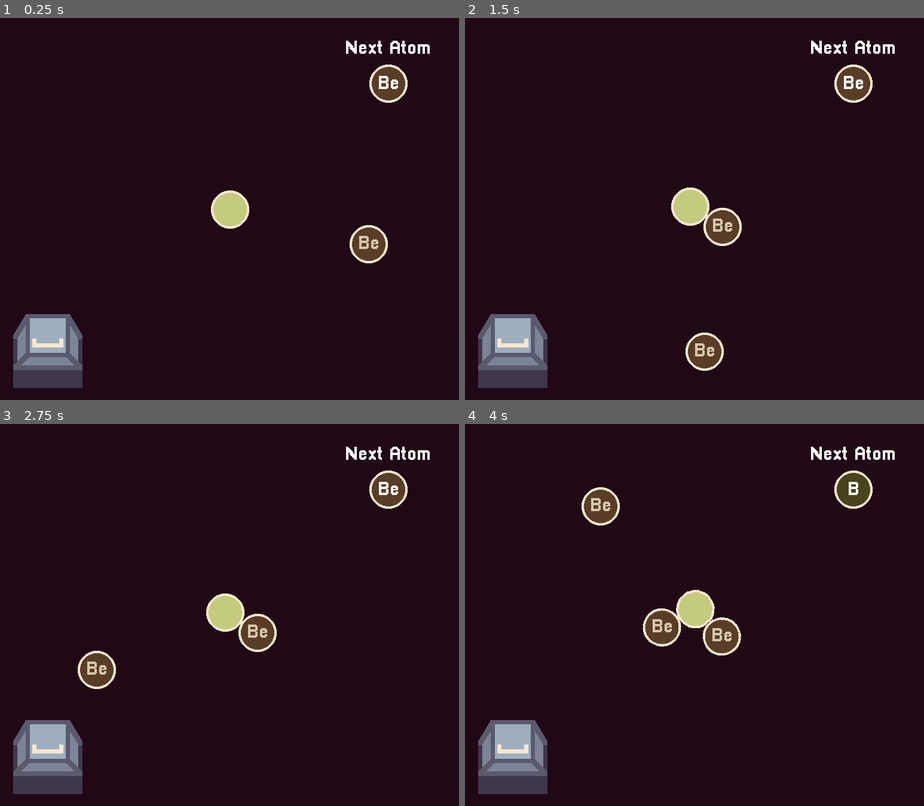
Above: before the commit, frames 1-4 (two rows, left to right).
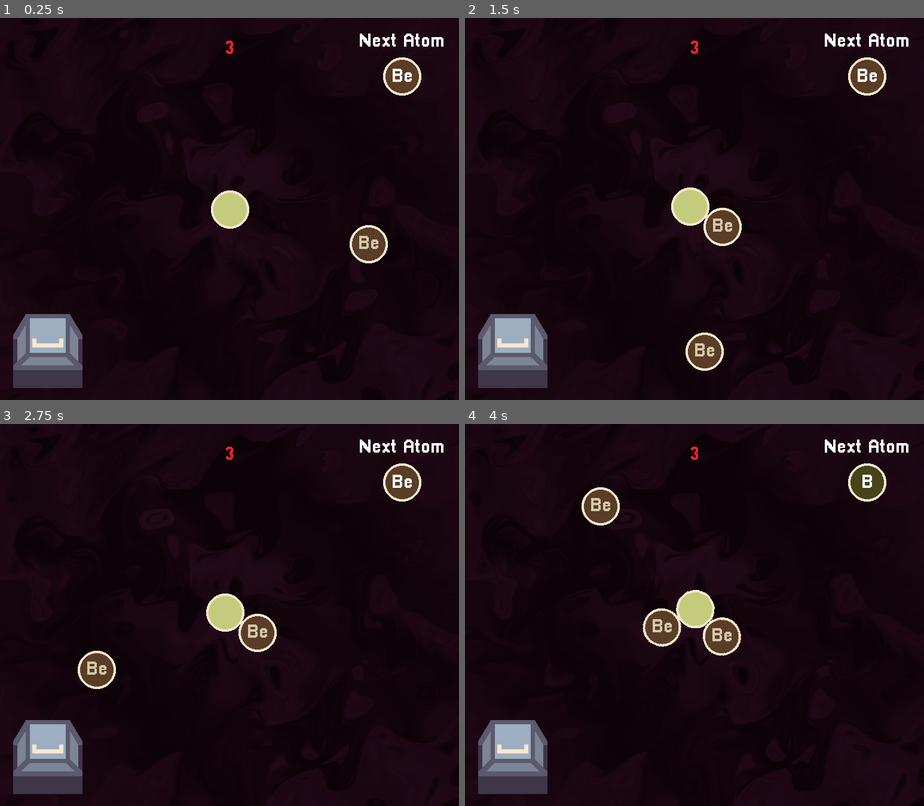
Above: after the commit, the same moments.

Repository: derukaeru/atom-keys
Game: Godot game, scene res://scenes/main/main.tscn
The game is run twice, just before and just after one commit, with the same random seed, the same clock (stepped at 60 frames per second) and the same inputs.
Inputs:
- Up to frame 1 (0.25 s): no input
- Up to frame 2 (1.5 s): tap Enter at 0.5 s; hold Right 0.53-1.28 s; hold Space (interact) 0.53-1.28 s; hold Down from 1.28 s (still down); tap Alt at 1.35 s
- Up to frame 3 (2.75 s): release Down at 2.03 s; hold Right from 2.03 s (still down); tap Shift at 2.1 s
- Up to frame 4 (4 s): release Right at 2.78 s; hold Up 2.78-3.53 s; tap Space (interact) at 2.85 s; hold Left from 3.53 s (still down); tap Alt at 3.6 s

The runs differ from the first frame. In frame 1, 1.3% of the frame differs, in the area x 49-97%, y 4-23%; in frame 2, 1.3%; in frame 3, 1.3%; in frame 4, 1.3%.

Commit message:
feat: added background shader

Diff:
--- /dev/null
+++ b/assets/shaders/wave.gdshader
@@ -0,0 +1,71 @@
+shader_type canvas_item;
+//I DONT OWN THIS i just took it directly from balatros source code teehee
+//and then converted it into godots shader language myself
+//shoutouts localthunk, buy balatro
+
+uniform bool polar_coordinates = false;  //cool polar coordinates effect
+uniform vec2 polar_center = vec2(0.5);
+uniform float polar_zoom = 1.;
+uniform float polar_repeat = 1.;
+
+uniform highp float spin_rotation;
+uniform highp float spin_speed = 1;
+uniform highp vec2 offset = vec2(0., 0.);
+uniform highp vec4 colour_1 : source_color;
+uniform highp vec4 colour_2 : source_color;
+uniform highp vec4 colour_3 : source_color;
+uniform highp float contrast = 2.;
+uniform highp float spin_amount = 0.36;
+uniform highp float pixel_filter = 700.;
+#define SPIN_EASE 1.0
+
+
+vec4 effect(vec2 screenSize, vec2 screen_coords){
+	//Convert to UV coords (0-1) and floor for pixel effect
+	highp float pixel_size = length(screenSize.xy) / pixel_filter;
+    highp vec2 uv = (floor(screen_coords.xy*(1./pixel_size))*pixel_size - 0.5*screenSize.xy)/length(screenSize.xy) - offset;
+    highp float uv_len = length(uv);
+
+	//Adding in a center swirl, changes with time. Only applies meaningfully if the 'spin amount' is a non-zero number
+    highp float speed = (spin_rotation*SPIN_EASE*0.2) + 302.2;
+    highp float new_pixel_angle = (atan(uv.y, uv.x)) + speed - SPIN_EASE*20.*(1.*spin_amount*uv_len + (1. - 1.*spin_amount));
+    highp vec2 mid = (screenSize.xy/length(screenSize.xy))/2.;
+    uv = (vec2((uv_len * cos(new_pixel_angle) + mid.x), (uv_len * sin(new_pixel_angle) + mid.y)) - mid);
+
+	//Now add the paint effect to the swirled UV
+    uv *= 30.;
+    speed = TIME*(spin_speed);
+	highp vec2 uv2 = vec2(uv.x+uv.y);
+
+	for(int i=0; i < 5; i++) {
+		uv2 += sin(max(uv.x, uv.y)) + uv;
+		uv  += 0.5*vec2(cos(5.1123314 + 0.353*uv2.y + speed*0.131121),sin(uv2.x - 0.113*speed));
+		uv  -= 1.0*cos(uv.x + uv.y) - 1.0*sin(uv.x*0.711 - uv.y);
+	}
+
+	//Make the paint amount range from 0 - 2
+    highp float contrast_mod = (0.25*contrast + 0.5*spin_amount + 1.2);
+	highp float paint_res = min(2., max(0.,length(uv)*(0.035)*contrast_mod));
+    highp float c1p = max(0.,1. - contrast_mod*abs(1.-paint_res));
+    highp float c2p = max(0.,1. - contrast_mod*abs(paint_res));
+    highp float c3p = 1. - min(1., c1p + c2p);
+
+
+	highp vec4 ret_col = (0.3/contrast)*colour_1 + (1. - 0.3/contrast)*(colour_1*c1p + colour_2*c2p + vec4(c3p*colour_3.rgb, c3p*colour_1.a));
+	return ret_col;
+}
+
+vec2 polar_coords(vec2 uv, vec2 center, float zoom, float repeat){
+	vec2 dir = uv - center;
+	float radius = length(dir) * 2.0;
+	float angle = atan(dir.y , dir.x) * 1.0 / (PI * 2.0);
+	return mod(vec2(radius * zoom, angle * repeat), 1.0);
+}
+
+void fragment() {
+	vec2 polarCoords = UV;
+	if (polar_coordinates){
+		polarCoords = polar_coords(UV.xy, polar_center, polar_zoom, polar_repeat);
+	}
+	COLOR *= effect(TEXTURE_PIXEL_SIZE, polarCoords);
+}
--- a/project.godot
+++ b/project.godot
@@ -11,6 +11,7 @@
 [application]
 
 config/name="atom keys"
+config/description="A Suika-style fusion game but instead of stacking fruit, you're colliding elements."
 config/tags=PackedStringArray("ysws")
 run/main_scene="uid://bc4qww7g4fufy"
 config/features=PackedStringArray("4.6", "GL Compatibility")
@@ -29,6 +30,7 @@
 window/size/viewport_width=768
 window/size/viewport_height=640
 window/stretch/mode="viewport"
+window/description=""
 
 [editor_plugins]
 
--- a/scenes/main/main.gd
+++ b/scenes/main/main.gd
@@ -8,6 +8,7 @@
 
 @onready var next_atom_sprite: Sprite2D = $next_atom
 @onready var next_atom_label: Label = $next_atom/next_atom_label
+@onready var atom_limit_label: Label = $atom_limit_label
 
 var radius: float = 240.0
 var speed: float = 1.0
--- a/scenes/main/main.tscn
+++ b/scenes/main/main.tscn
@@ -2,7 +2,24 @@
 
 [ext_resource type="Script" uid="uid://d17iyd044sqs3" path="res://scenes/main/main.gd" id="1_hyk8p"]
 [ext_resource type="Texture2D" uid="uid://cx5hxg0quk5q8" path="res://assets/sprites/key.png" id="2_iuonh"]
+[ext_resource type="Shader" uid="uid://ddk064ou108ba" path="res://assets/shaders/wave.gdshader" id="2_l3cfh"]
 [ext_resource type="Texture2D" uid="uid://dfe360avxnyk2" path="res://assets/sprites/atom.png" id="3_k2fmo"]
+
+[sub_resource type="ShaderMaterial" id="ShaderMaterial_6q06x"]
+shader = ExtResource("2_l3cfh")
+shader_parameter/polar_coordinates = false
+shader_parameter/polar_center = Vector2(0.5, 0.5)
+shader_parameter/polar_zoom = 1.0
+shader_parameter/polar_repeat = 1.0
+shader_parameter/spin_rotation = 0.0
+shader_parameter/spin_speed = 1.4849999999999999
+shader_parameter/offset = Vector2(0, 0)
+shader_parameter/colour_1 = Color(0.1254902, 0.03137255, 0.08627451, 1)
+shader_parameter/colour_2 = Color(0.14667046, 0.041048713, 0.10327665, 1)
+shader_parameter/colour_3 = Color(0.042864583, 0.0071678353, 0.02389861, 1)
+shader_parameter/contrast = 3.5
+shader_parameter/spin_amount = 0.02
+shader_parameter/pixel_filter = 740.0
 
 [sub_resource type="LabelSettings" id="LabelSettings_iuonh"]
 font_size = 32
@@ -10,16 +27,21 @@
 [sub_resource type="LabelSettings" id="LabelSettings_l3cfh"]
 font_size = 32
 
+[sub_resource type="LabelSettings" id="LabelSettings_k2fmo"]
+font_size = 32
+font_color = Color(0.9607843, 0.12941177, 0.20392157, 1)
+
 [node name="main" type="Node2D" unique_id=2121976591]
 script = ExtResource("1_hyk8p")
 
-[node name="Control" type="Control" parent="." unique_id=1823130753]
+[node name="background" type="Control" parent="." unique_id=1823130753]
 layout_mode = 3
 anchors_preset = 0
 offset_right = 768.0
 offset_bottom = 648.0
 
-[node name="ColorRect" type="ColorRect" parent="Control" unique_id=1470702390]
+[node name="design" type="ColorRect" parent="background" unique_id=1470702390]
+material = SubResource("ShaderMaterial_6q06x")
 layout_mode = 1
 anchors_preset = 15
 anchor_right = 1.0
@@ -27,7 +49,6 @@
 offset_bottom = -8.0
 grow_horizontal = 2
 grow_vertical = 2
-color = Color(0.1254902, 0.03137255, 0.08627451, 1)
 
 [node name="atom_pivot" type="Node2D" parent="." unique_id=2103493194]
 position = Vector2(384, 320)
@@ -45,15 +66,15 @@
 texture = ExtResource("2_iuonh")
 
 [node name="next_atom_label" type="Label" parent="." unique_id=325332945]
-offset_left = 577.0
-offset_top = 36.0
-offset_right = 721.0
-offset_bottom = 68.0
+offset_left = 600.0
+offset_top = 24.0
+offset_right = 744.0
+offset_bottom = 56.0
 text = "Next Atom"
 label_settings = SubResource("LabelSettings_iuonh")
 
 [node name="next_atom" type="Sprite2D" parent="." unique_id=870376440]
-position = Vector2(650, 110)
+position = Vector2(673, 98)
 texture = ExtResource("3_k2fmo")
 
 [node name="next_atom_label" type="Label" parent="next_atom" unique_id=958983937]
@@ -65,3 +86,17 @@
 label_settings = SubResource("LabelSettings_l3cfh")
 horizontal_alignment = 1
 vertical_alignment = 1
+
+[node name="atom_limit_label" type="Label" parent="." unique_id=1612798177]
+anchors_preset = 5
+anchor_left = 0.5
+anchor_right = 0.5
+offset_left = 280.0
+offset_top = 24.0
+offset_right = 488.0
+offset_bottom = 80.0
+grow_horizontal = 2
+text = "3"
+label_settings = SubResource("LabelSettings_k2fmo")
+horizontal_alignment = 1
+vertical_alignment = 1
Not shown, added: assets/shaders/wave.gdshader.uid
